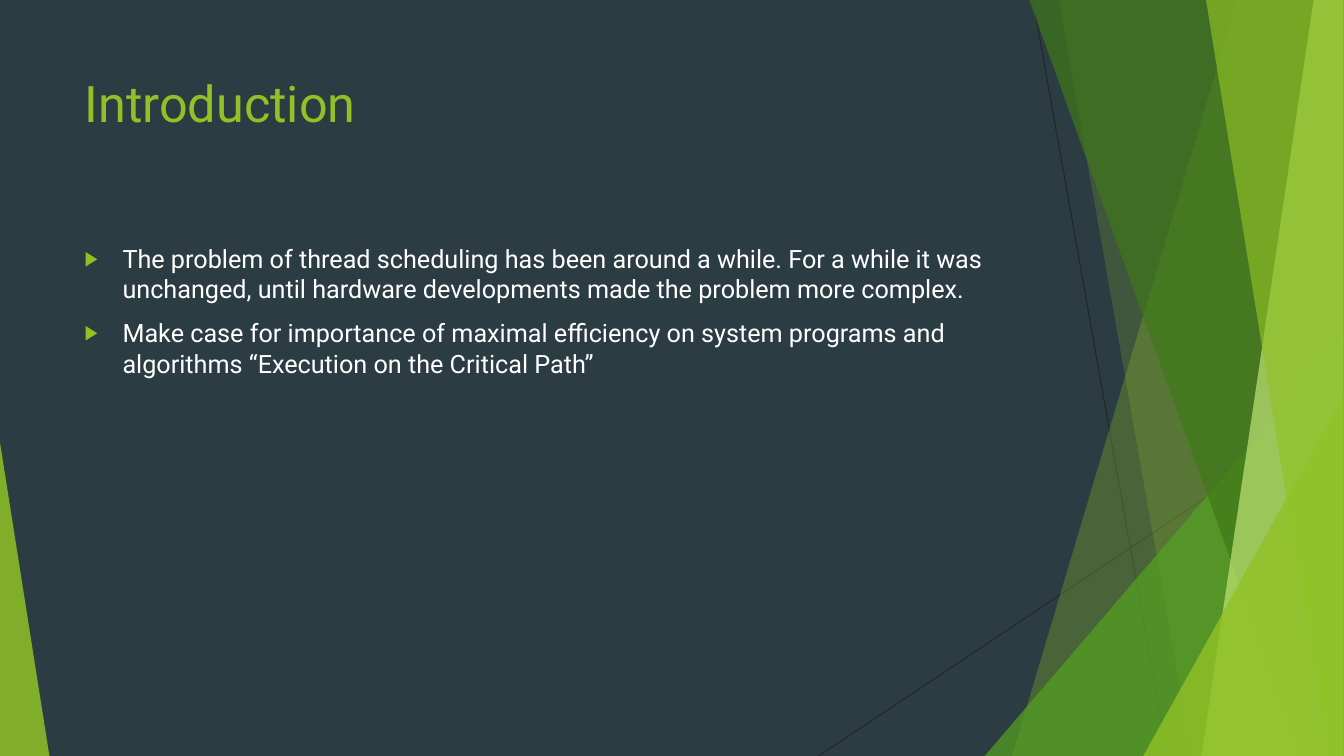
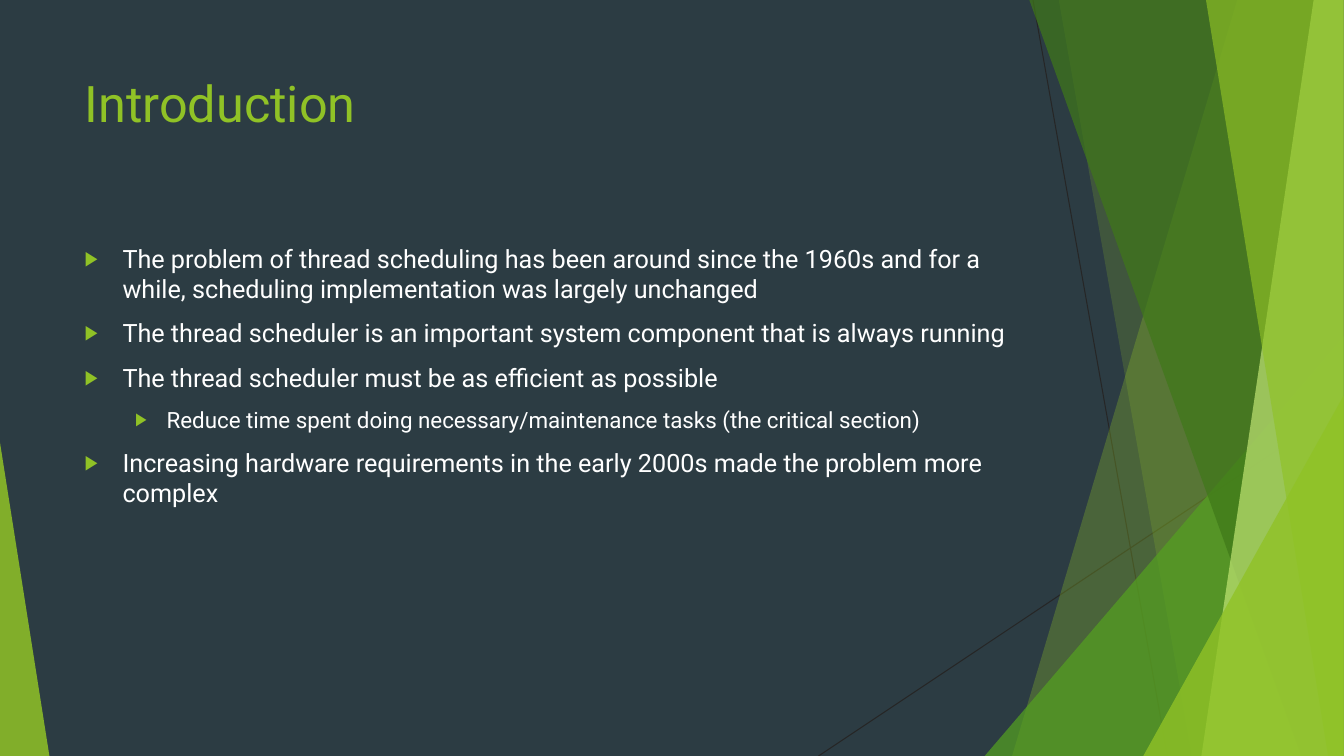
Before and after one commit to danfrz/Senior_seminar_templates, a slide deck: slide 2 of Talk/Thread Scheduler Efficiency Improvements.pptx (slide 3 before the commit). Drawn at 1344x756 pixels with LibreOffice and Linux fonts; fonts in the diff are those of the drawing. Boxes give left, top, right and bottom in pixels: in the first picture for what was removed or moved away, otherwise in the second. Text is boxed around its words. In the diff, an @@ line names an element or a change of style, - is before the commit and + after.

Commit message:
Expand Background section for presentation

```diff
--- a/Talk/Thread Scheduler Efficiency Improvements.pptx
+++ b/Talk/Thread Scheduler Efficiency Improvements.pptx
@@ text at (123, 249, 1004, 507): text changed @@
-▶ The problem of thread scheduling has been around a while. For a while it was unchanged, until hardware developments made the problem more complex.
-▶ Make case for importance of maximal efficiency on system programs and algorithms “Execution on the Critical Path”
+▶ The problem of thread scheduling has been around since the 1960s and for a while, scheduling implementation was largely unchanged
+▶ The thread scheduler is an important system component that is always running
+▶ The thread scheduler must be as efficient as possible
+  ▶ Reduce time spent doing necessary/maintenance tasks (the critical section)
+▶ Increasing hardware requirements in the early 2000s made the problem more complex
```
Also in this commit, not shown: 5 other slides changed, 9 slides added, 1 other file.
